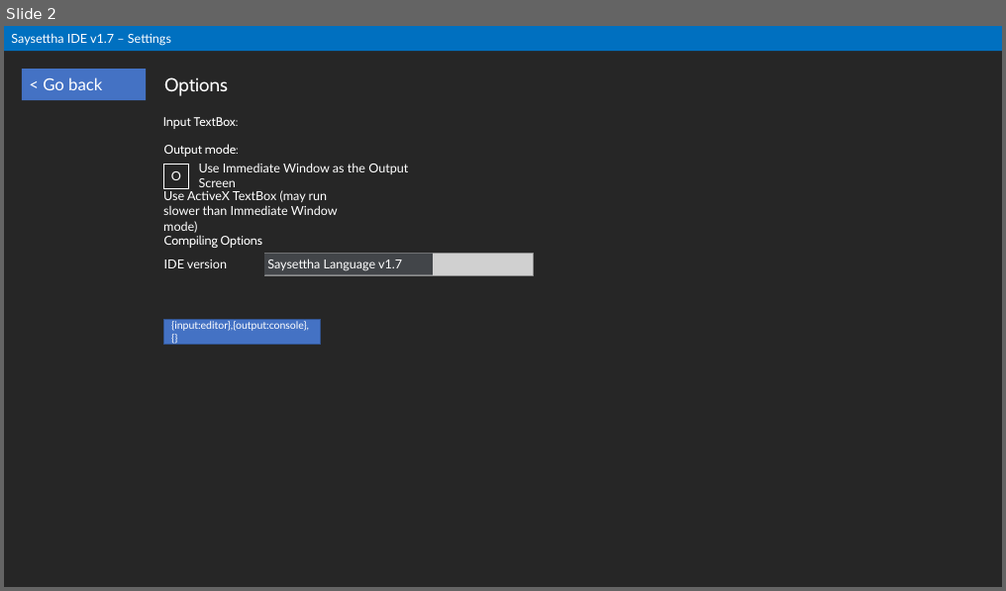
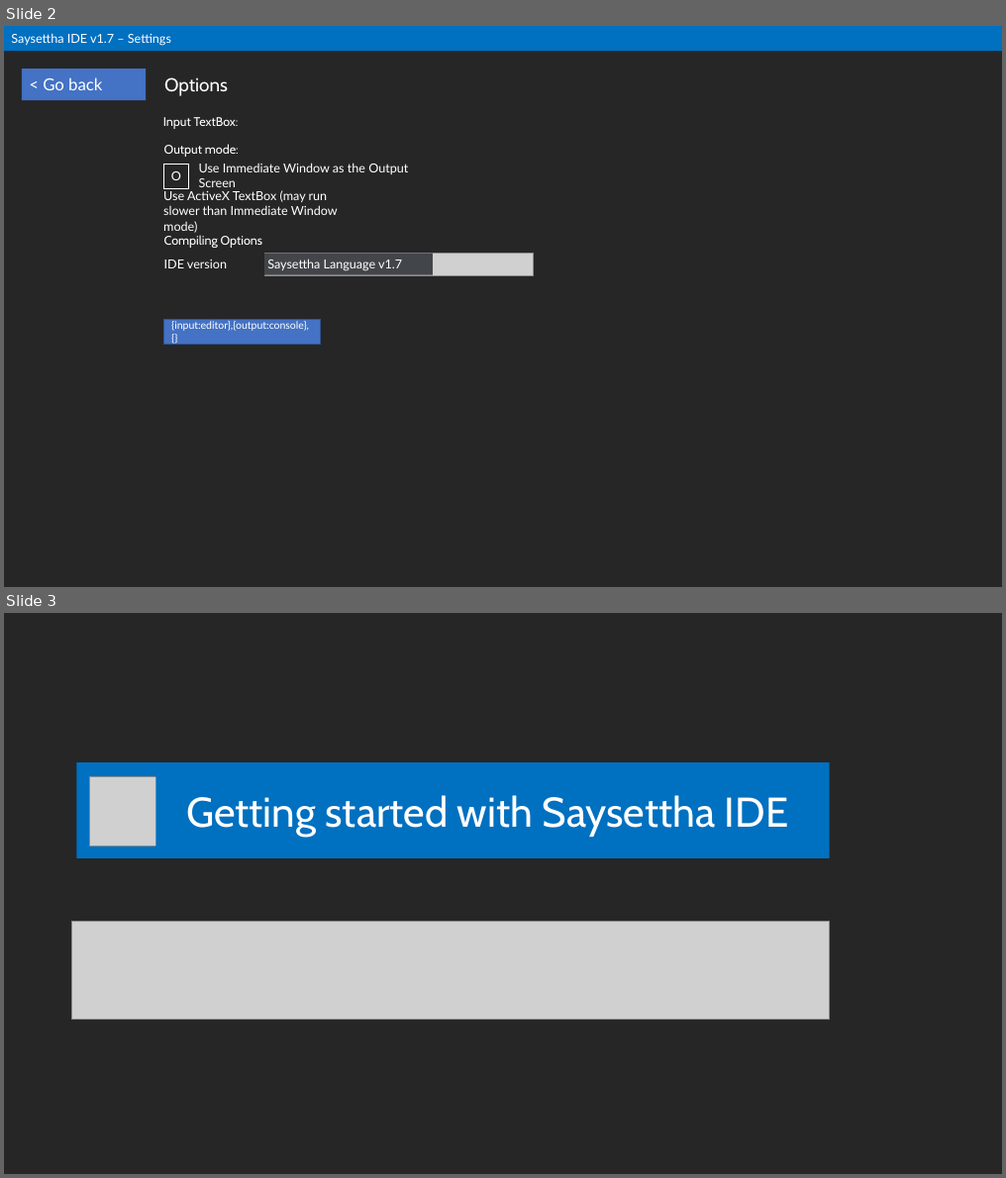
Before and after one commit to narawat-surattikan/test, a slide deck: v1-7.pptm. Shown one above the other, each under a label of ours: slide 2 before the commit, slides 2 and 3 after it. The pictures are 1006x591 and 1006x1178 pixels, drawn with LibreOffice and Linux fonts; fonts in the diff are those of the drawing; grey boxes stand for pictures. Boxes give left, top, right and bottom in pixels: in the first picture for what was removed or moved away, otherwise in the second. Text is boxed around its words. In the diff, an @@ line names an element or a change of style, - is before the commit and + after.

Commit message:
version mai jak saysettha v1.7

```diff
--- a/v1-7.pptm
+++ b/v1-7.pptm
@@ slide 3 added at (x1=4, y1=613, x2=1002, y2=1174), background #262626 @@
@@ rectangle added at (x1=76, y1=762, x2=830, y2=859), fill #0070C0 @@
@@ picture added at (x1=90, y1=777, x2=159, y2=846) @@
@@ text added at (x1=186, y1=795, x2=788, y2=837), 40 pt, text #FFFFFF @@
+Getting started with Saysettha IDE
@@ picture added at (x1=72, y1=922, x2=830, y2=1020) @@
```
